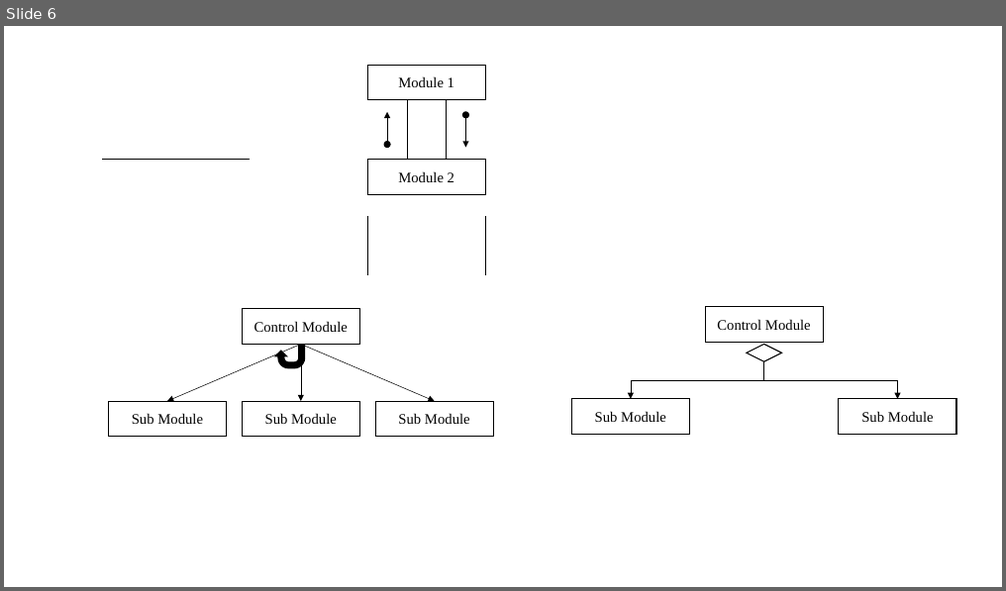
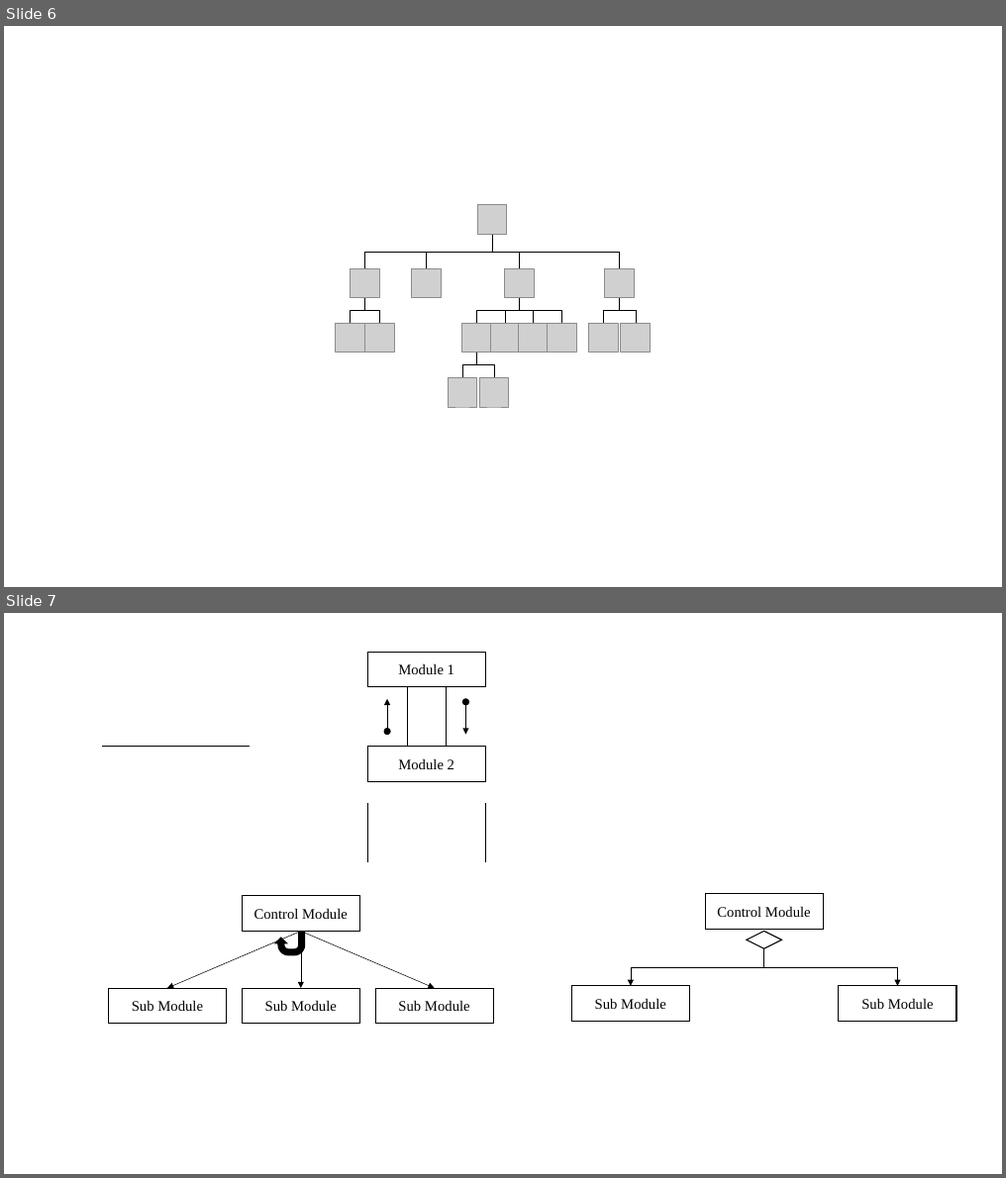
Before and after one commit to glplaman/glplaman.github.io, a slide deck: se/file/se.pptx. Shown one above the other, each under a label of ours: slide 6 before the commit, slides 6 and 7 after it. The pictures are 1006x591 and 1006x1178 pixels, drawn with LibreOffice and Linux fonts; fonts in the diff are those of the drawing; grey boxes stand for pictures. Boxes give left, top, right and bottom in pixels: in the first picture for what was removed or moved away, otherwise in the second. Text is boxed around its words. In the diff, an @@ line names an element or a change of style, - is before the commit and + after.

```diff
--- a/se/file/se.pptx
+++ b/se/file/se.pptx
@@ slide 6 added at [4, 26, 1002, 587], background #FFFFFF @@
@@ picture added at [477, 205, 506, 234] @@
@@ elbow line added from (492, 235) to (364, 269), #000000 0.5 pt @@
@@ elbow line added from (492, 235) to (426, 269), #000000 0.5 pt @@
@@ elbow line added from (520, 269) to (492, 235), #000000 0.5 pt @@
@@ elbow line added from (492, 235) to (620, 269), #000000 0.5 pt @@
@@ picture added at [350, 269, 380, 297] @@
@@ picture added at [411, 269, 441, 297] @@
@@ picture added at [505, 269, 534, 297] @@
@@ picture added at [604, 269, 634, 297] @@
@@ elbow line added from (364, 298) to (350, 323), #000000 0.5 pt @@
@@ elbow line added from (380, 323) to (364, 298), #000000 0.5 pt @@
@@ elbow line added from (520, 298) to (477, 323), #000000 0.5 pt @@
@@ elbow line added from (520, 298) to (506, 323), #000000 0.5 pt @@
@@ elbow line added from (561, 323) to (520, 298), #000000 0.5 pt @@
@@ elbow line added from (520, 298) to (534, 323), #000000 0.5 pt @@
@@ elbow line added from (604, 323) to (620, 298), #000000 0.5 pt @@
@@ elbow line added from (620, 298) to (636, 323), #000000 0.5 pt @@
@@ picture added at [336, 323, 364, 353] @@
@@ picture added at [364, 323, 394, 353] @@
@@ picture added at [462, 323, 491, 353] @@
@@ picture added at [491, 323, 520, 353] @@
@@ picture added at [519, 323, 548, 353] @@
@@ picture added at [548, 323, 576, 353] @@
@@ picture added at [589, 323, 618, 353] @@
@@ picture added at [621, 323, 650, 353] @@
@@ picture added at [448, 377, 477, 407] @@
@@ elbow line added from (477, 353) to (462, 377), #000000 0.5 pt @@
@@ elbow line added from (494, 377) to (477, 353), #000000 0.5 pt @@
@@ picture added at [479, 377, 509, 407] @@
@@ what was slide 6 is now slide 7 @@
```
Also in this commit, not shown: 1 slide changed, 9 other files.
